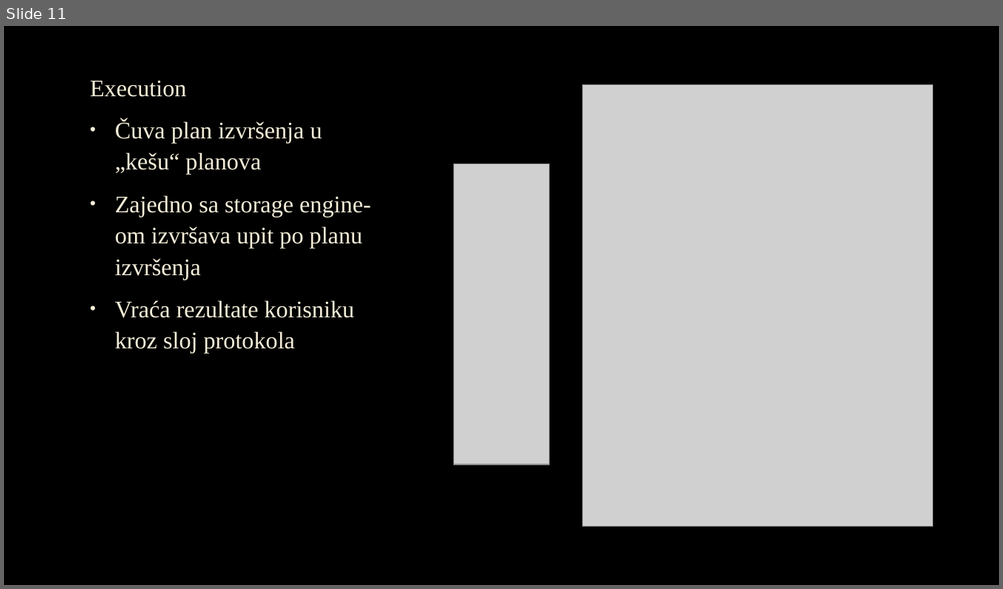
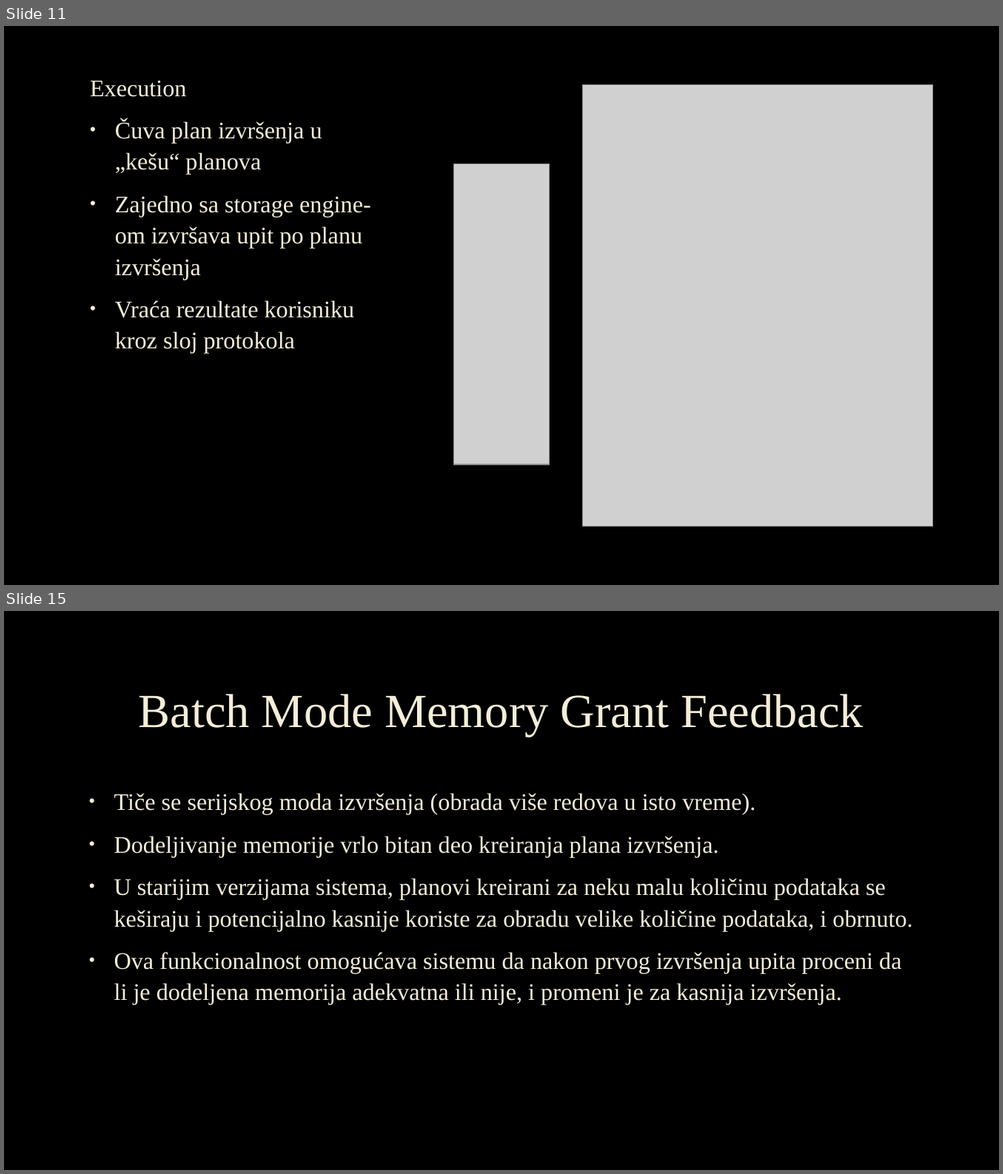
Before and after one commit to Djordje-Nikolic/AdvanceDatabaseSystemsCourse, a slide deck: Seminarski1/MS SQL Server - Obrada upita.pptx. Shown one above the other, each under a label of ours: slide 11 before the commit, slides 11 and 15 after it; the slides between them are not shown. The pictures are 1003x589 and 1003x1174 pixels, drawn with LibreOffice and Linux fonts; fonts in the diff are those of the drawing; grey boxes stand for pictures; background and template pictures are left out. Boxes give left, top, right and bottom in pixels: in the first picture for what was removed or moved away, otherwise in the second. Text is boxed around its words. In the diff, an @@ line names an element or a change of style, - is before the commit and + after.

```diff
--- a/Seminarski1/MS SQL Server - Obrada upita.pptx
+++ b/Seminarski1/MS SQL Server - Obrada upita.pptx
@@ slide 15 added at <box>4,611,999,1170</box>, background picture (left out) @@
@@ title added at <box>139,694,862,736</box>, 46 pt, text #F4EDD8 @@
+Batch Mode Memory Grant Feedback
@@ text added at <box>114,793,912,1005</box>, 23 pt, text #F4EDD8 @@
+• Tiče se serijskog moda izvršenja (obrada više redova u isto vreme).
+• Dodeljivanje memorije vrlo bitan deo kreiranja plana izvršenja.
+• U starijim verzijama sistema, planovi kreirani za neku malu količinu podataka se keširaju i potencijalno kasnije koriste za obradu velike količine podataka, i obrnuto.
+• Ova funkcionalnost omogućava sistemu da nakon prvog izvršenja upita proceni da li je dodeljena memorija adekvatna ili nije, i promeni je za kasnija izvršenja.
```
Also in this commit, not shown: 1 slide changed, 14 other slides added, 1 other file.
